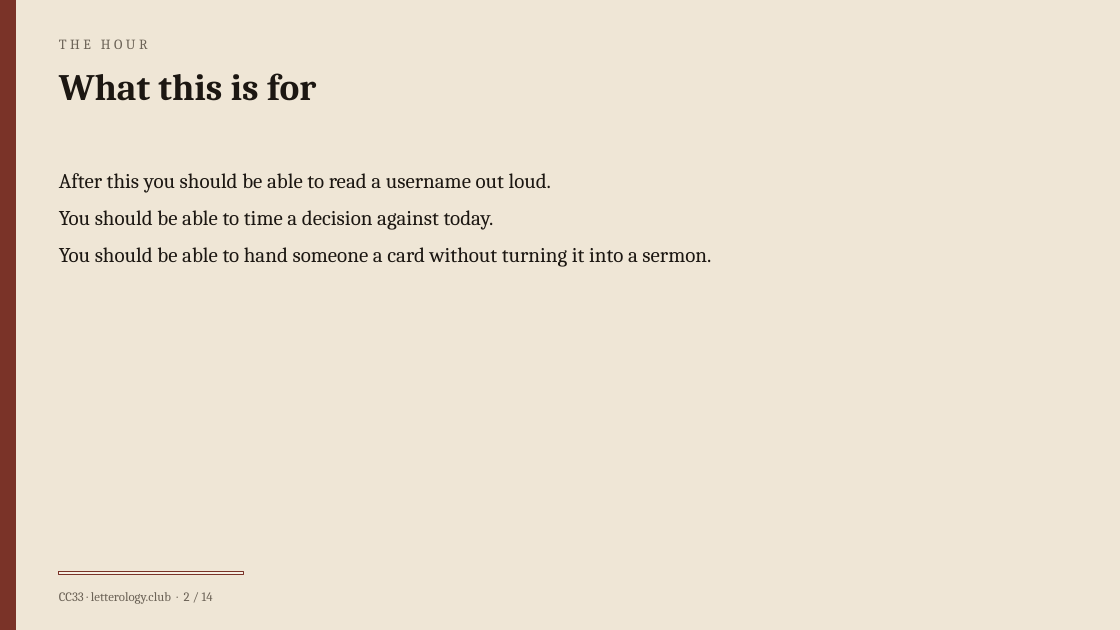
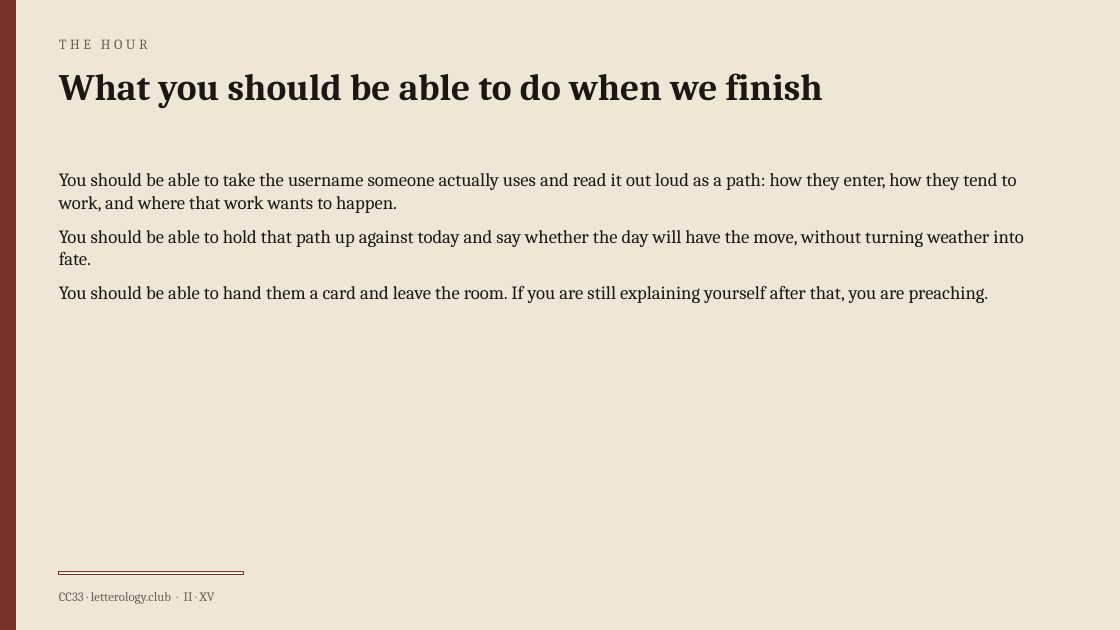
Before and after one commit to ImperialDave/Letterology-Calculator, a slide deck: slide 2 of public/brief.pptx. Drawn at 1120x630 pixels with LibreOffice and Linux fonts; fonts in the diff are those of the drawing. Boxes give left, top, right and bottom in pixels: in the first picture for what was removed or moved away, otherwise in the second. Text is boxed around its words. In the diff, an @@ line names an element or a change of style, - is before the commit and + after.

Commit message:
Grade the portrait A+ to F and rebuild the quiz as a fifty-item inventory.
The Brief writes quantities as Romans and says what a Letter brain is. The test shuffles sides, scores ten aspects on their own, and keeps the Letter-brain mark separate from the seats.

```diff
--- a/public/brief.pptx
+++ b/public/brief.pptx
@@ text at [59,73,823,108]: text changed @@
-What this is for
+What you should be able to do when we finish
@@ text at [59,173,1023,303]: text changed; size 18 to 16 pt @@
-After this you should be able to read a username out loud.
-You should be able to time a decision against today.
-You should be able to hand someone a card without turning it into a sermon.
+You should be able to take the username someone actually uses and read it out loud as a path: how they enter, how they tend to work, and where that work wants to happen.
+You should be able to hold that path up against today and say whether the day will have the move, without turning weather into fate.
+You should be able to hand them a card and leave the room. If you are still explaining yourself after that, you are preaching.
@@ text at [59,592,215,604]: text changed @@
-CC33 · letterology.club · 2 / 14
+CC33 · letterology.club · II · XV
```
Also in this commit, not shown: 13 other slides changed, 1 slide added, 15 other files.
